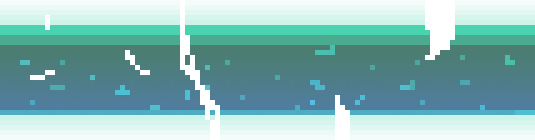
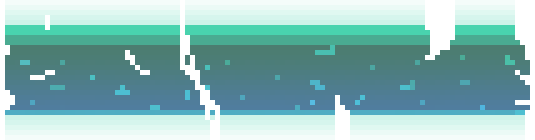
Layer changes from the first 535x140 image to the second:
painted on "Слой 2" over [0, 0, 535, 140]
